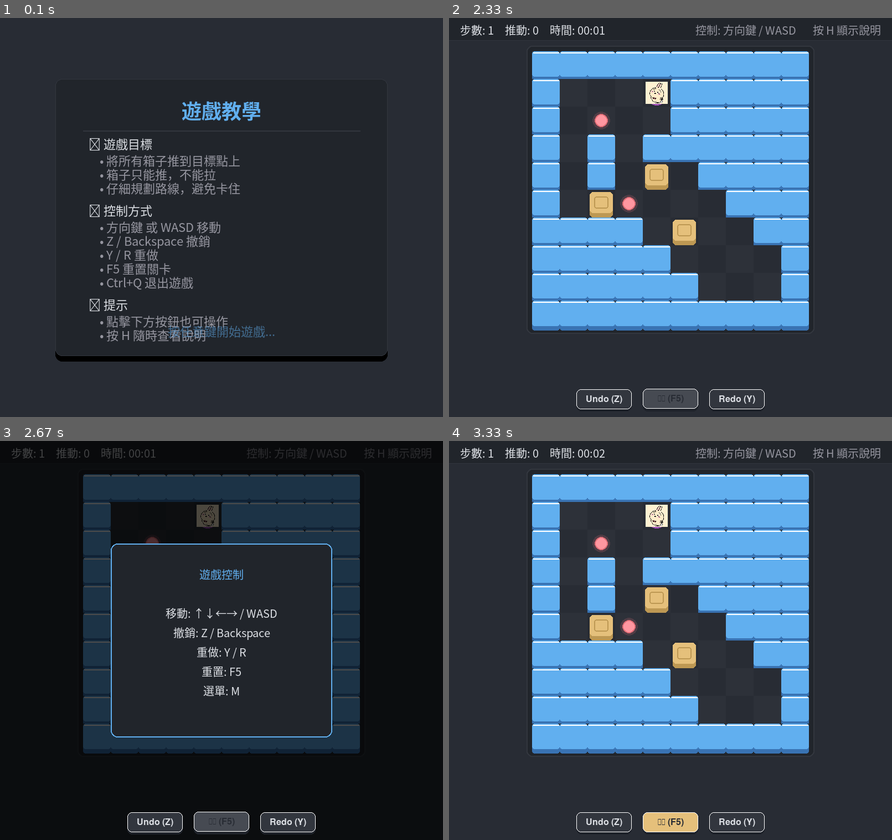
Above: before the commit, frames 1-4 (two rows, left to right).
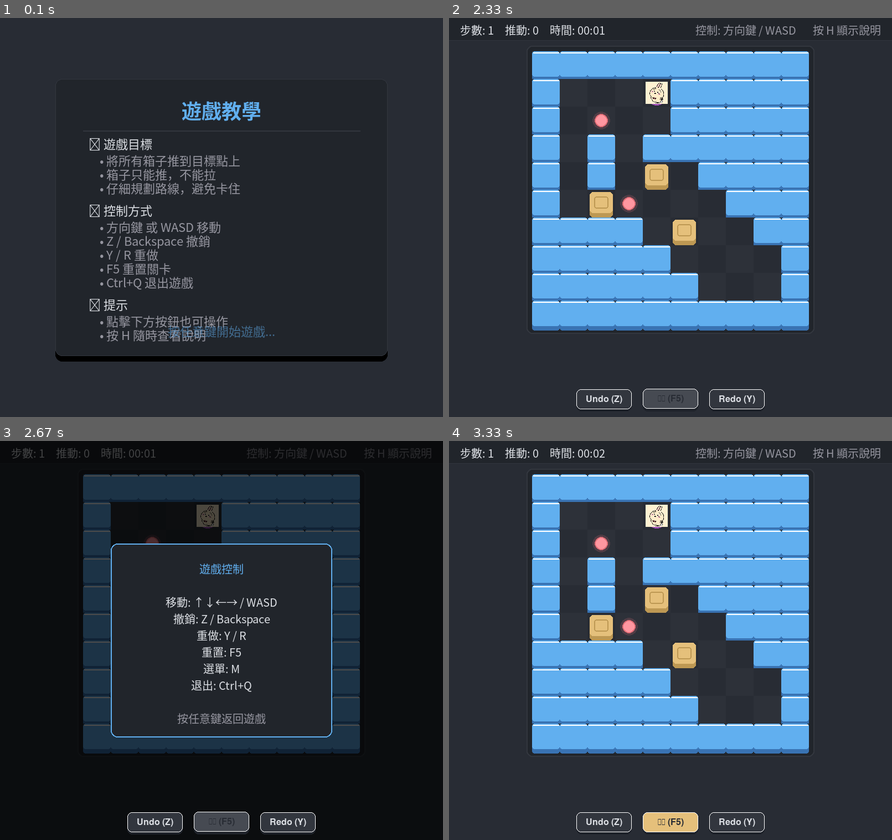
Above: after the commit, the same moments.

Repository: YI-TING-EE13/Pushbox-Pygame
Game: pygame game, started from main.py
Two runs of this game, one before a commit and one after it. Both use one fixed random seed, a clock stepped at 60 frames per second and the inputs below.
Inputs (mouse positions are in pixels of both pictures, inside the frame that each line leads up to):
- Up to frame 1 (0.1 s): no input
- Up to frame 2 (2.33 s): type "ann" at 0.33 s; tap Enter at 0.67 s; tap W at 0.88 s; click "重置 (F5)" at 1.27 s; hold Right 1.55-2.02 s; hold Up from 2.1 s (still down)
- Up to frame 3 (2.67 s): release Up at 2.4 s; tap F1 at 2.43 s
- Up to frame 4 (3.33 s): hold Right 2.77-3.23 s; move the mouse to (834, 780) at 2.8 s

Frames 1-2 are identical in both runs. In frame 3, 1.8% of the frame differs, in the area x 37-63%, y 30-71%; in frame 4, nothing differs.

Commit message:
feat(ui): update help overlay with arbitrary key dismiss and quit guide

Diff:
--- a/src/pushbox/views/renderer.py
+++ b/src/pushbox/views/renderer.py
@@ -508,17 +508,25 @@
             "重做: Y / R",
             "重置: F5",
             "選單: M",
+            "退出: Ctrl+Q",
+            "",
+            "按任意鍵返回遊戲",
         ]
 
-        y = rect.top + 40
+        y = rect.top + 30
         for i, line in enumerate(lines):
             if not self.font:
                 break
-            color = COLORS["text_highlight"] if i == 0 else COLORS["text_main"]
+            if i == 0:
+                color = COLORS["text_highlight"]
+            elif i == len(lines) - 1:
+                color = COLORS["text_dim"]
+            else:
+                color = COLORS["text_main"]
             surf = self.font.render(line, True, color)
             x = rect.centerx - surf.get_width() // 2
             self.screen.blit(surf, (x, y))
-            y += 35
+            y += 30
 
     def render_win_screen(self, stats: dict[str, Any], is_record: bool = False) -> None:
         overlay = pygame.Surface(self.screen.get_size(), pygame.SRCALPHA)
